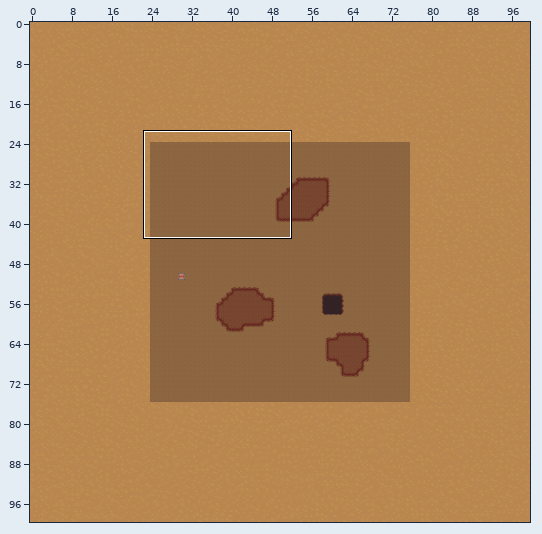
Two states of a Tiled map, Assets/sprites/myMaps/map2.tmx. The picture above shows the old version from afar; the outline marks the close-up.
Close-up. Old version:
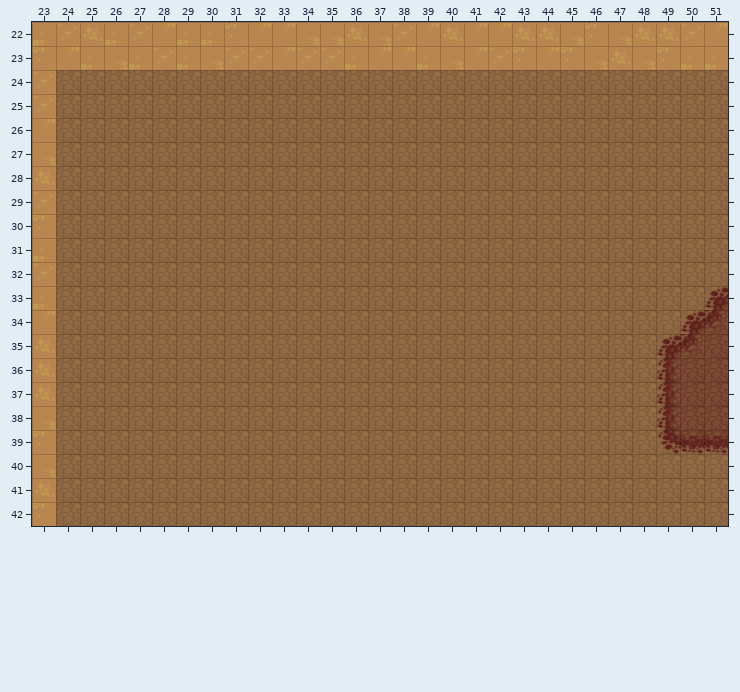
Cells are 64x64 px. Shown: x 23..51, y 22..42. The commit also changed other parts of the map, which this record leaves out.
The result:
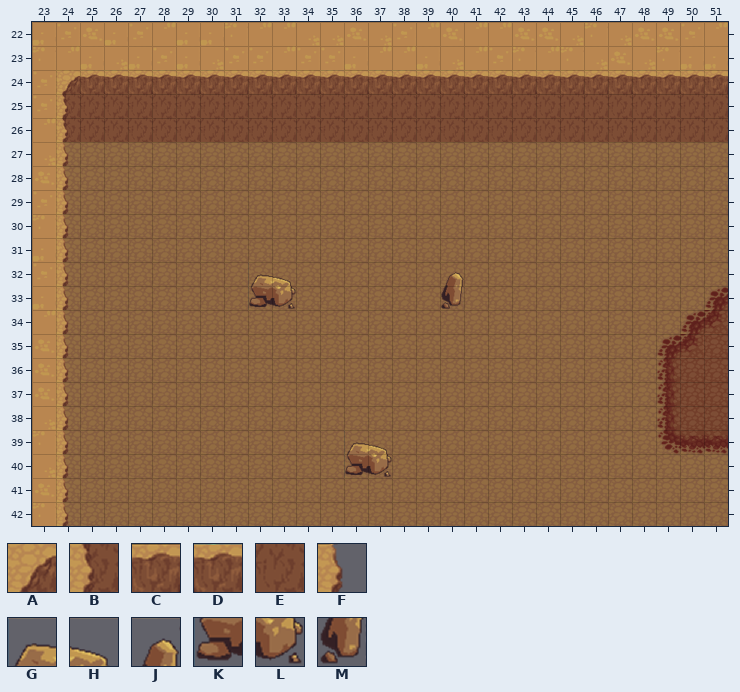
Key: from "terrain": A 63, B 95, C 217, D 220, E 282, F 319, G 632, H 633, J 636, K 664, L 665, M 668.
_ is an empty cell.
Objects are placed by their top-left corner, in cells (3,4 is the top-left corner of cell 3,4); size is 1x1 cell unless given.
Tiles of an added or newly shown layer are drawn over the layers below it.
Changes in this commit:
Layer "Bounds" (now shown):
Tile A now appears in row 24 at x 24.
Tile B now appears in rows 25 to 26 at x 24.
Tile C now appears in row 24 at x 27, 29, 31 to 34, 36, 42 to 43, 45 to 47, 49 and 51.
Tile D now appears in row 24 at x 25 to 26, 28, 30, 35, 37 to 41, 44, 48 and 50.
Tile E now appears in rows 25 to 26 at x 25 to 51.
Tile F now appears in rows 27 to 42 at x 24.
Layer "Objects" (now shown):
A new object: G at 32,32.
A new object: H at 33,32.
A new object: J at 40,32.
A new object: L at 33,33.
A new object: K at 32,33.
A new object: M at 40,33.
A new object: G at 36,39.
A new object: H at 37,39.
A new object: L at 37,40.
A new object: K at 36,40.
